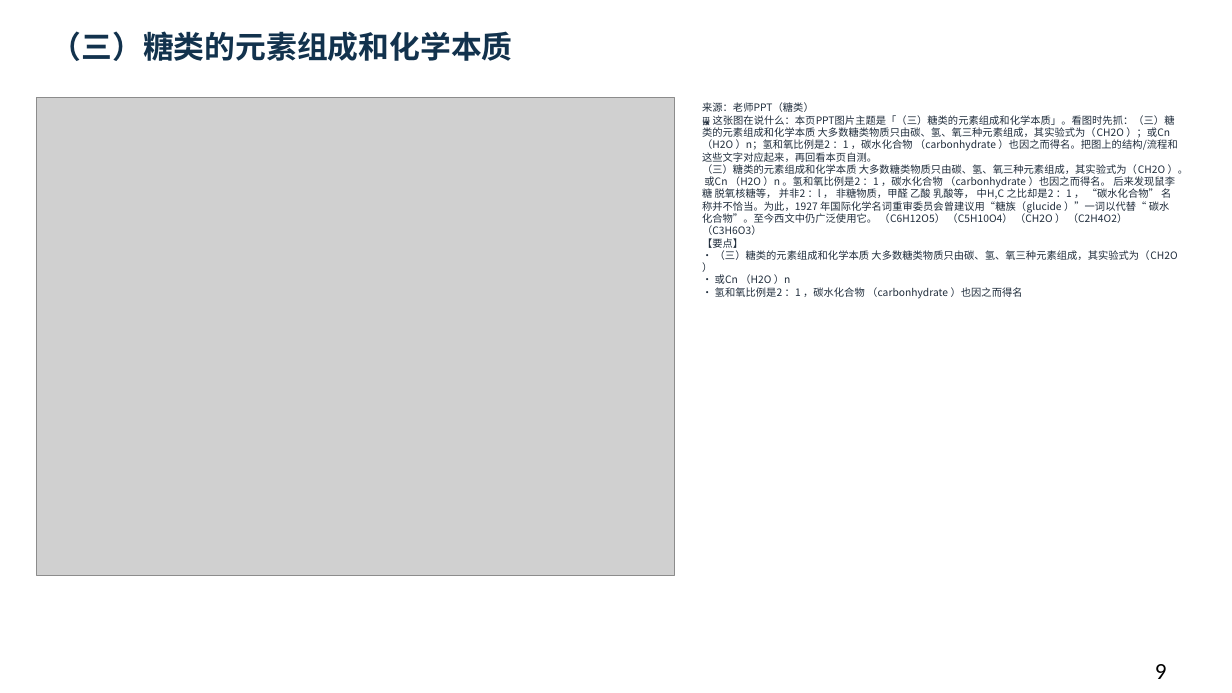
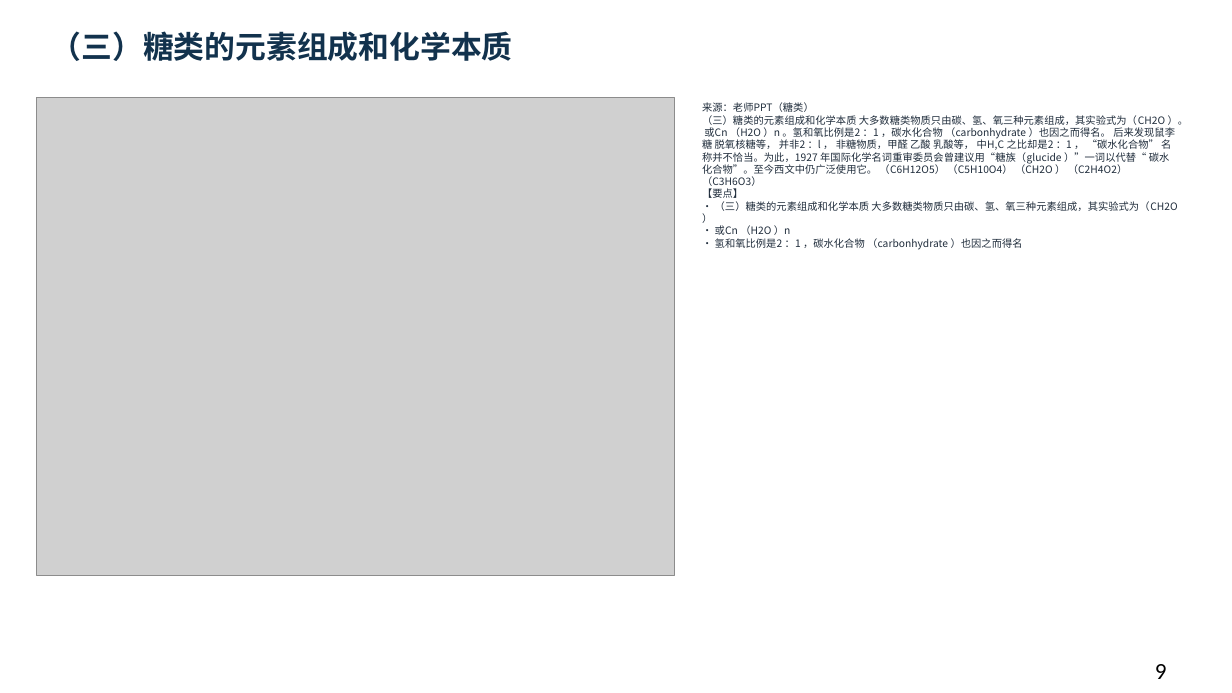
Before and after one commit to newkan-li/Biochemistry, a slide deck: slide 9 of downloads/bc09-ai-style.pptx. Drawn at 1232x693 pixels with LibreOffice and Linux fonts; fonts in the diff are those of the drawing; grey boxes stand for pictures. Boxes give left, top, right and bottom in pixels: in the first picture for what was removed or moved away, otherwise in the second. Text is boxed around its words. In the diff, an @@ line names an element or a change of style, - is before the commit and + after.

```diff
--- a/downloads/bc09-ai-style.pptx
+++ b/downloads/bc09-ai-style.pptx
@@ text at (702, 102, 1189, 250): text changed @@
-来源：老师PPT（糖类）
-🖼 这张图在说什么：本页PPT图片主题是「（三）糖类的元素组成和化学本质」。看图时先抓：（三）糖类的元素组成和化学本质 大多数糖类物质只由碳、氢、氧三种元素组成，其实验式为（CH2O ）；或Cn （H2O ）n；氢和氧比例是2 ：1 ，碳水化合物 （carbonhydrate ）也因之而得名。把图上的结构/流程和这些文字对应起来，再回看本页自测。
-（三）糖类的元素组成和化学本质 大多数糖类物质只由碳、氢、氧三种元素组成，其实验式为（CH2O ）。 或Cn （H2O ）n 。氢和氧比例是2 ：1 ，碳水化合物 （carbonhydrate ）也因之而得名。 后来发现鼠李糖 脱氧核糖等， 并非2 ：l ， 非糖物质，甲醛 乙酸 乳酸等， 中H,C 之比却是2 ：1 ， “碳水化合物” 名称并不恰当。为此，1927 年国际化学名词重审委员会曾建议用“糖族（glucide ）”一词以代替“ 碳水化合物”。至今西文中仍广泛使用它。 （C6H12O5） （C5H10O4） （CH2O ） （C2H4O2） （C3H6O3）
-【要点】
-• （三）糖类的元素组成和化学本质 大多数糖类物质只由碳、氢、氧三种元素组成，其实验式为（CH2O ）
-• 或Cn （H2O ）n
-• 氢和氧比例是2 ：1 ，碳水化合物 （carbonhydrate ）也因之而得名
+来源：老师PPT（糖类）
+（三）糖类的元素组成和化学本质 大多数糖类物质只由碳、氢、氧三种元素组成，其实验式为（CH2O ）。 或Cn （H2O ）n 。氢和氧比例是2 ：1 ，碳水化合物 （carbonhydrate ）也因之而得名。 后来发现鼠李糖 脱氧核糖等， 并非2 ：l ， 非糖物质，甲醛 乙酸 乳酸等， 中H,C 之比却是2 ：1 ， “碳水化合物” 名称并不恰当。为此，1927 年国际化学名词重审委员会曾建议用“糖族（glucide ）”一词以代替“ 碳水化合物”。至今西文中仍广泛使用它。 （C6H12O5） （C5H10O4） （CH2O ） （C2H4O2） （C3H6O3）
+【要点】
+• （三）糖类的元素组成和化学本质 大多数糖类物质只由碳、氢、氧三种元素组成，其实验式为（CH2O ）
+• 或Cn （H2O ）n
+• 氢和氧比例是2 ：1 ，碳水化合物 （carbonhydrate ）也因之而得名
```
Also in this commit, not shown: 56 other slides changed, 20 other files.
